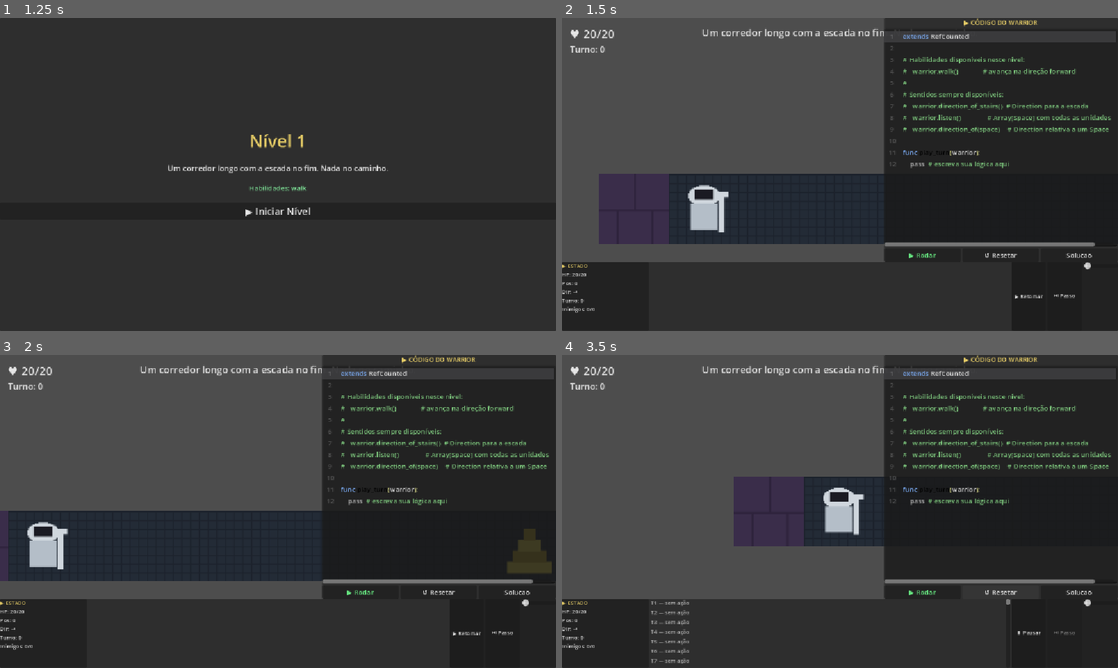
Above: before the commit, frames 1-4 (two rows, left to right).
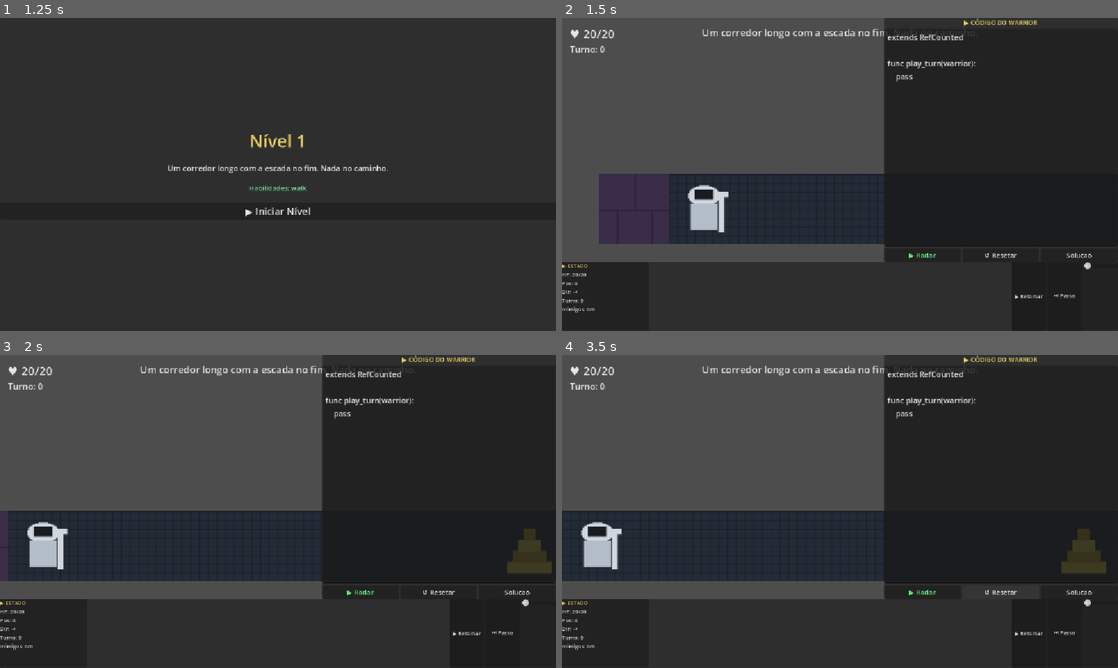
Above: after the commit, the same moments.

Repository: navegar-sistemas/dojo
Game: Godot game, scene res://scenes/main_menu.tscn
Same seed, same stepped clock (60 frames per second), same inputs: the game is played once before the commit and once after it.
Inputs:
- Up to frame 1 (1.25 s): click "▶ Iniciar" at 0.5 s
- Up to frame 2 (1.5 s): click "▶ Iniciar Nível" at 1.25 s
- Up to frame 3 (2 s): no input
- Up to frame 4 (3.5 s): click "▶ Rodar" at 2 s; click "↺ Resetar" at 2.75 s

Frame 1 is identical in both runs. In frame 2, 3.9% of the frame differs, in the area x 57-100%, y 4-74%; in frame 3, 3.9%; in frame 4, 18%, in the area x 0-100%, y 4-99%.
Error after the commit: Invalid access to property or key 'pressed' on a base object of type 'null instance'. (res://src/presentation/code_editor_panel.gd:21)

Commit message:
feat(007): referência da API in-game — aba API no painel do editor
- WarriorApiCatalog (Application): resolve habilidades cumulativas por nível
  a partir de BeginnerTower.definition(i).abilities; retorna entries com
  name/signature/description/kind sem hardcode em cena (RNF-070/071).
- ApiReferenceTab (Presentation): aba ScrollContainer que renderiza os entries
  sem importar src/domain (arch_guard limpo).
- CodeEditorPanel: refatorado com TabContainer (aba 'Editor' + aba 'API');
  setup_level() popula a aba via WarriorApiCatalog; texto do editor preservado
  ao alternar abas (T-080/T-081/T-082/T-083).
- 10 novos testes GUT — 138/138 passando, check.sh verde.

Co-Authored-By: Claude Sonnet 4.6 <noreply@anthropic.com>
Claude-Session: https://claude.ai/code/session_01BKmKJ8UdmchPpBGE3umXR5

Diff:
--- /dev/null
+++ b/godot/42warrior/scenes/api_reference_tab.tscn
@@ -0,0 +1,11 @@
+[gd_scene load_steps=2 format=3]
+
+[ext_resource type="Script" path="res://src/presentation/api_reference_tab.gd" id="1_apitab"]
+
+[node name="API" type="ScrollContainer"]
+script = ExtResource("1_apitab")
+
+[node name="List" type="VBoxContainer" parent="."]
+layout_mode = 2
+size_flags_horizontal = 3
+theme_override_constants/separation = 8
--- a/godot/42warrior/scenes/code_editor_panel.tscn
+++ b/godot/42warrior/scenes/code_editor_panel.tscn
@@ -1,7 +1,8 @@
-[gd_scene load_steps=3 format=3]
+[gd_scene load_steps=4 format=3]
 
 [ext_resource type="Script" path="res://src/presentation/code_editor_panel.gd" id="1_panel"]
 [ext_resource type="Script" path="res://src/presentation/error_view.gd" id="2_errview"]
+[ext_resource type="PackedScene" path="res://scenes/api_reference_tab.tscn" id="3_apitab"]
 
 [node name="CodeEditorPanel" type="PanelContainer"]
 script = ExtResource("1_panel")
@@ -17,7 +18,15 @@
 theme_override_font_sizes/font_size = 13
 theme_override_colors/font_color = Color(0.9, 0.8, 0.4, 1)
 
-[node name="Editor" type="CodeEdit" parent="VBox"]
+[node name="Tabs" type="TabContainer" parent="VBox"]
+layout_mode = 2
+size_flags_vertical = 3
+
+[node name="Editor" type="VBoxContainer" parent="VBox/Tabs"]
+layout_mode = 2
+theme_override_constants/separation = 4
+
+[node name="CodeArea" type="CodeEdit" parent="VBox/Tabs/Editor"]
 layout_mode = 2
 size_flags_vertical = 3
 custom_minimum_size = Vector2(0, 300)
@@ -26,34 +35,38 @@
 func play_turn(warrior):
 	pass"
 
-[node name="Buttons" type="HBoxContainer" parent="VBox"]
+[node name="Buttons" type="HBoxContainer" parent="VBox/Tabs/Editor"]
 layout_mode = 2
 theme_override_constants/separation = 4
 
-[node name="RunBtn" type="Button" parent="VBox/Buttons"]
+[node name="RunBtn" type="Button" parent="VBox/Tabs/Editor/Buttons"]
 layout_mode = 2
 size_flags_horizontal = 3
 text = "▶ Rodar"
 theme_override_colors/font_color = Color(0.4, 0.9, 0.5, 1)
 
-[node name="ResetBtn" type="Button" parent="VBox/Buttons"]
+[node name="ResetBtn" type="Button" parent="VBox/Tabs/Editor/Buttons"]
 layout_mode = 2
 size_flags_horizontal = 3
 text = "↺ Resetar"
 
-[node name="RefBtn" type="Button" parent="VBox/Buttons"]
+[node name="RefBtn" type="Button" parent="VBox/Tabs/Editor/Buttons"]
 layout_mode = 2
 size_flags_horizontal = 3
 text = "Solucao"
 
-[node name="ErrorView" type="PanelContainer" parent="VBox"]
+[node name="ErrorView" type="PanelContainer" parent="VBox/Tabs/Editor"]
 script = ExtResource("2_errview")
 visible = false
 custom_minimum_size = Vector2(0, 60)
 
-[node name="Label" type="Label" parent="VBox/ErrorView"]
+[node name="Label" type="Label" parent="VBox/Tabs/Editor/ErrorView"]
 layout_mode = 2
 text = ""
 autowrap_mode = 3
 theme_override_colors/font_color = Color(1, 0.4, 0.4, 1)
 theme_override_font_sizes/font_size = 13
+
+[node name="API" parent="VBox/Tabs" instance=ExtResource("3_apitab")]
+layout_mode = 2
+size_flags_vertical = 3
--- /dev/null
+++ b/godot/42warrior/src/application/warrior_api_catalog.gd
@@ -0,0 +1,81 @@
+class_name WarriorApiCatalog
+extends RefCounted
+## Resolve, a partir das definições da tower (domínio), o conjunto cumulativo de
+## ações/sentidos disponíveis até o nível atual, com assinatura e descrição curta.
+## Sem hardcode de lista em cena (RNF-070) e sem API de cena neste arquivo (arch_guard).
+
+
+static func entries_for_level(level_index: int) -> Array:
+	var unlocked := _cumulative_abilities(level_index)
+	var result: Array = []
+	for entry: Dictionary in _all_entry_data():
+		if unlocked.has(entry["name"]):
+			result.append(entry)
+	return result
+
+
+static func _cumulative_abilities(level_index: int) -> PackedStringArray:
+	var cumulative := PackedStringArray()
+	var capped := clampi(level_index, 1, BeginnerTower.LEVEL_COUNT)
+	for i: int in range(1, capped + 1):
+		cumulative.append_array(BeginnerTower.definition(i).abilities)
+	return cumulative
+
+
+static func _all_entry_data() -> Array:
+	return [
+		{
+			"name": "walk",
+			"signature": "walk(direction: Direction = forward())",
+			"description": "Move o warrior uma tile na direção.",
+			"kind": "action",
+		},
+		{
+			"name": "feel",
+			"signature": "feel(direction: Direction = forward()) -> Space",
+			"description": "Retorna o espaço adjacente: parede, inimigo, cativo, escada ou vazio.",
+			"kind": "sense",
+		},
+		{
+			"name": "attack",
+			"signature": "attack(direction: Direction = forward())",
+			"description": "Ataca a tile adjacente na direção.",
+			"kind": "action",
+		},
+		{
+			"name": "health",
+			"signature": "health() -> int",
+			"description": "Retorna o HP atual do warrior.",
+			"kind": "sense",
+		},
+		{
+			"name": "rest",
+			"signature": "rest()",
+			"description": "O warrior descansa e recupera HP.",
+			"kind": "action",
+		},
+		{
+			"name": "rescue",
+			"signature": "rescue(direction: Direction = forward())",
+			"description": "Resgata um cativo na tile adjacente.",
+			"kind": "action",
+		},
+		{
+			"name": "pivot",
+			"signature": "pivot(direction: Direction = backward())",
+			"description": "Gira o warrior sem mover (default: vira para trás).",
+			"kind": "action",
+		},
+		{
+			"name": "look",
+			"signature": "look(direction: Direction = forward()) -> Array",
+			"description": "Vê até 3 tiles à frente, retorna lista de Spaces.",
+			"kind": "sense",
+		},
+		{
+			"name": "shoot",
+			"signature": "shoot(direction: Direction = forward())",
+			"description": "Dispara uma flecha na direção.",
+			"kind": "action",
+		},
+	]
--- /dev/null
+++ b/godot/42warrior/src/presentation/api_reference_tab.gd
@@ -0,0 +1,38 @@
+class_name ApiReferenceTab
+extends ScrollContainer
+## Aba 'API' do painel do editor: adaptador puro de saída. Renderiza os entries
+## entregues pelo WarriorApiCatalog sem importar src/domain nem ter lógica de jogo.
+
+@onready var _list: VBoxContainer = $List
+
+
+func populate(entries: Array) -> void:
+	for child in _list.get_children():
+		child.queue_free()
+	for entry: Dictionary in entries:
+		_list.add_child(_build_entry(entry))
+
+
+func _build_entry(entry: Dictionary) -> Control:
+	var box := VBoxContainer.new()
+	box.add_theme_constant_override("separation", 2)
+
+	var sig_label := Label.new()
+	sig_label.text = entry["signature"]
+	sig_label.add_theme_color_override("font_color", Color(0.5, 0.85, 1.0))
+	sig_label.add_theme_font_size_override("font_size", 12)
+	sig_label.autowrap_mode = TextServer.AUTOWRAP_WORD_SMART
+	box.add_child(sig_label)
+
+	var desc_label := Label.new()
+	desc_label.text = entry["description"]
+	desc_label.add_theme_color_override("font_color", Color(0.75, 0.75, 0.75))
+	desc_label.add_theme_font_size_override("font_size", 11)
+	desc_label.autowrap_mode = TextServer.AUTOWRAP_WORD_SMART
+	box.add_child(desc_label)
+
+	var sep := HSeparator.new()
+	sep.add_theme_constant_override("separation", 4)
+	box.add_child(sep)
+
+	return box
--- a/godot/42warrior/src/presentation/code_editor_panel.gd
+++ b/godot/42warrior/src/presentation/code_editor_panel.gd
@@ -9,11 +9,12 @@
 var _ref_source := ""
 var _player_source := ""
 
-@onready var _editor: CodeEdit = $VBox/Editor
-@onready var _run_btn: Button = $VBox/Buttons/RunBtn
-@onready var _reset_btn: Button = $VBox/Buttons/ResetBtn
-@onready var _ref_btn: Button = $VBox/Buttons/RefBtn
-@onready var _error_view: ErrorView = $VBox/ErrorView
+@onready var _editor: CodeEdit = $VBox/Tabs/Editor/CodeArea
+@onready var _run_btn: Button = $VBox/Tabs/Editor/Buttons/RunBtn
+@onready var _reset_btn: Button = $VBox/Tabs/Editor/Buttons/ResetBtn
+@onready var _ref_btn: Button = $VBox/Tabs/Editor/Buttons/RefBtn
+@onready var _error_view: ErrorView = $VBox/Tabs/Editor/ErrorView
+@onready var _api_tab: ApiReferenceTab = $VBox/Tabs/API
 
 
 func _ready() -> void:
@@ -33,6 +34,7 @@
 		_editor.text = _skeleton_provider.skeleton(level_index)
 	_player_source = _editor.text
 	_error_view.clear()
+	_api_tab.populate(WarriorApiCatalog.entries_for_level(level_index))
 
 
 func show_compile_error(msg: String) -> void:
--- /dev/null
+++ b/godot/42warrior/test/application/test_warrior_api_catalog.gd
@@ -0,0 +1,73 @@
+extends GutTest
+## Cobre o WarriorApiCatalog: acúmulo de habilidades por nível, shape dos entries.
+
+
+func test_nivel_1_expoe_so_walk() -> void:
+	var entries: Array = WarriorApiCatalog.entries_for_level(1)
+	assert_eq(entries.size(), 1)
+	assert_eq(entries[0]["name"], "walk")
+
+
+func test_nivel_2_acumula_feel_e_attack() -> void:
+	var entries: Array = WarriorApiCatalog.entries_for_level(2)
+	var names := _names(entries)
+	assert_eq(entries.size(), 3)
+	assert_has(names, "walk")
+	assert_has(names, "feel")
+	assert_has(names, "attack")
+
+
+func test_nivel_3_acumula_health_e_rest() -> void:
+	var entries: Array = WarriorApiCatalog.entries_for_level(3)
+	assert_eq(entries.size(), 5)
+	assert_has(_names(entries), "health")
+	assert_has(_names(entries), "rest")
+
+
+func test_nivel_4_identico_ao_3_nenhuma_habilidade_nova() -> void:
+	assert_eq(
+		WarriorApiCatalog.entries_for_level(4).size(), WarriorApiCatalog.entries_for_level(3).size()
+	)
+
+
+func test_nivel_5_adiciona_rescue() -> void:
+	assert_has(_names(WarriorApiCatalog.entries_for_level(5)), "rescue")
+
+
+func test_nivel_7_adiciona_pivot() -> void:
+	assert_has(_names(WarriorApiCatalog.entries_for_level(7)), "pivot")
+
+
+func test_nivel_8_adiciona_look_e_shoot() -> void:
+	var names := _names(WarriorApiCatalog.entries_for_level(8))
+	assert_has(names, "look")
+	assert_has(names, "shoot")
+
+
+func test_nivel_9_identico_ao_8() -> void:
+	assert_eq(
+		WarriorApiCatalog.entries_for_level(9).size(), WarriorApiCatalog.entries_for_level(8).size()
+	)
+
+
+func test_entry_tem_campos_obrigatorios() -> void:
+	var entry: Dictionary = WarriorApiCatalog.entries_for_level(1)[0]
+	assert_has(entry, "name")
+	assert_has(entry, "signature")
+	assert_has(entry, "description")
+	assert_has(entry, "kind")
+
+
+func test_kind_e_action_ou_sense() -> void:
+	for entry: Dictionary in WarriorApiCatalog.entries_for_level(9):
+		assert_true(
+			entry["kind"] == "action" or entry["kind"] == "sense",
+			"kind deve ser action ou sense, obteve: %s" % entry["kind"]
+		)
+
+
+func _names(entries: Array) -> Array:
+	var result: Array = []
+	for e: Dictionary in entries:
+		result.append(e["name"])
+	return result
